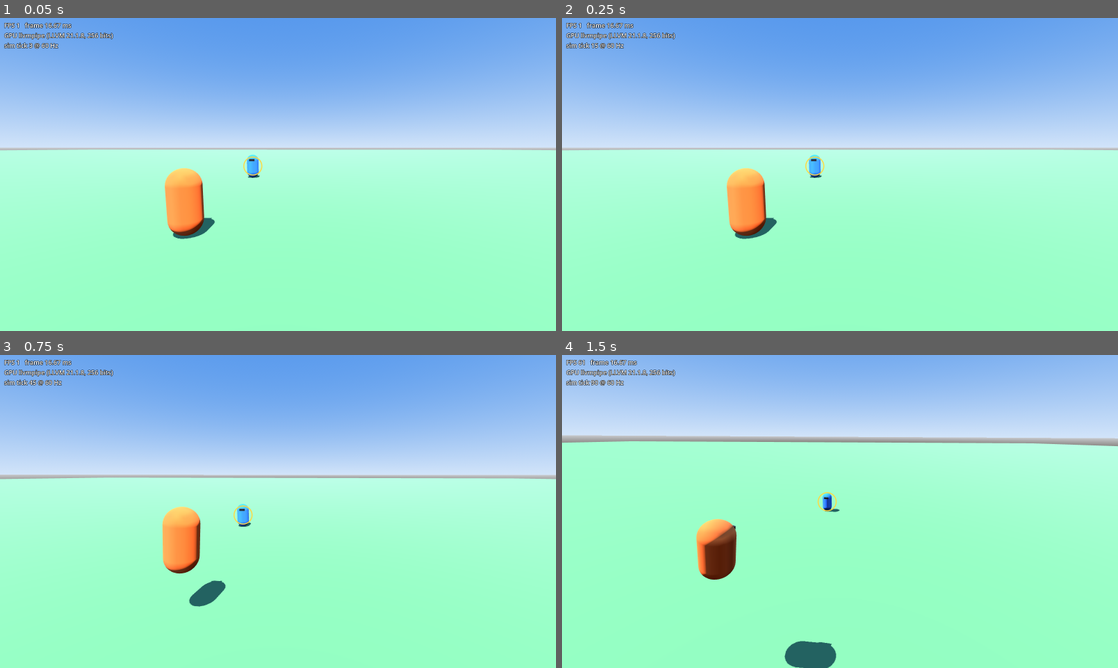
Above: before the commit, frames 1-4 (two rows, left to right).
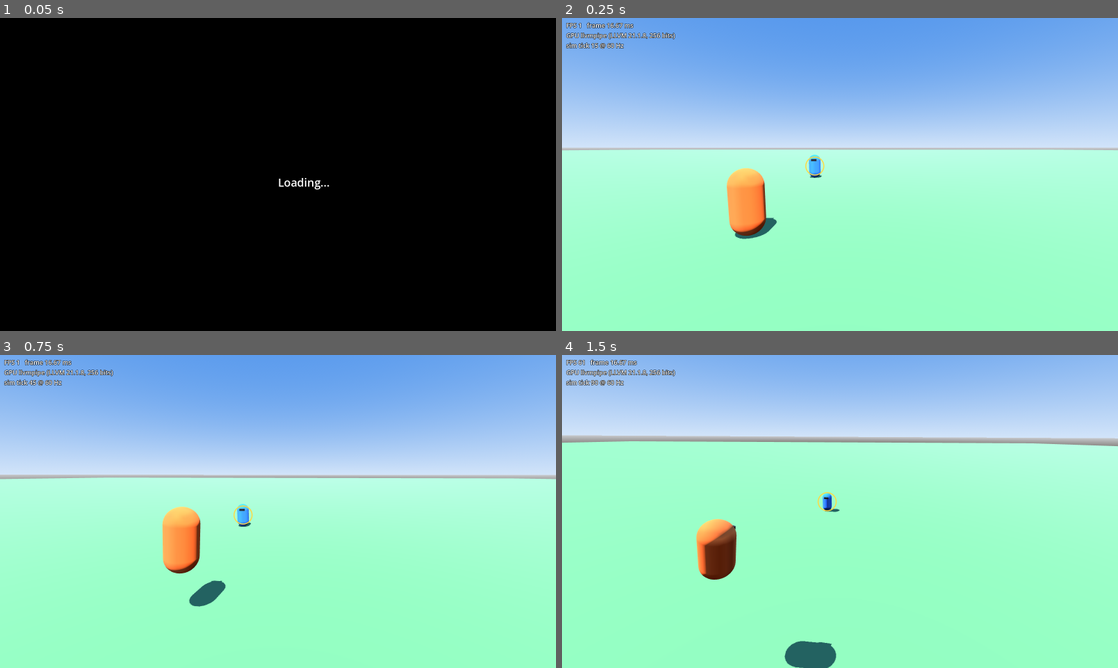
Above: after the commit, the same moments.

Repository: ArnabChatterjee20k/skybreak
Game: Godot game, scene res://game/levels/test_arena.tscn
The game is run twice, just before and just after one commit, with the same random seed, the same clock (stepped at 60 frames per second) and the same inputs.
Inputs (mouse positions are in pixels of both pictures, inside the frame that each line leads up to):
- Up to frame 1 (0.05 s): no input
- Up to frame 2 (0.25 s): no input
- Up to frame 3 (0.75 s): tap Enter at 0.5 s; move the mouse to (400, 495) at 0.52 s; hold D (move_right) from 0.53 s (still down); tap Space (ascend) at 0.6 s; click (400, 495) at 0.67 s
- Up to frame 4 (1.5 s): move the mouse to (812, 511) at 1.27 s; release D (move_right) at 1.28 s; hold W (move_forward) from 1.28 s (still down); tap E (fighter_block) at 1.35 s; click (812, 511) at 1.42 s

The runs differ from the first frame. In frame 1, 100% of the frame differs, in the area x 0-100%, y 0-100%; in frame 2, nothing differs; in frame 3, nothing differs; in frame 4, nothing differs.

Commit message:
WIP T-116: prewarm VFX at arena load
Co-Authored-By: Claude Opus 5.5 <noreply@anthropic.com>

Diff:
--- a/game/debug/playtest_capture.gd
+++ b/game/debug/playtest_capture.gd
@@ -32,6 +32,8 @@
 	var arena: Node = load("res://game/levels/test_arena.tscn").instantiate()
 	root.add_child(arena)
 	await process_frame
+	if not arena.vfx_prewarm.is_finished:
+		await arena.vfx_prewarm.finished
 	var settings := GraphicsSettings.new()
 	settings.vsync_enabled = false
 	settings.apply_to(root)
--- a/game/debug/render_benchmark.gd
+++ b/game/debug/render_benchmark.gd
@@ -50,6 +50,8 @@
 	arena.input_override = _route_input
 	root.add_child(arena)
 	await process_frame
+	if not arena.vfx_prewarm.is_finished:
+		await arena.vfx_prewarm.finished
 	# The arena's graphics menu applies saved settings on ready; override them.
 	var settings := GraphicsSettings.new()
 	settings.quality = quality
--- a/game/levels/test_arena.gd
+++ b/game/levels/test_arena.gd
@@ -10,6 +10,10 @@
 ## Optional scripted control for benchmarks and bot playtests:
 ## func(fighter_index: int, tick: int) -> FighterInput. Replaces keyboard and idle input.
 var input_override: Callable
+
+## Compiles VFX at load behind a loading cover; scripts can await
+## vfx_prewarm.finished (or check is_finished) before capturing frames.
+var vfx_prewarm := VfxPrewarm.new()
 
 @onready var camera: FighterCamera = $FighterCamera
 @onready var opponent_marker: OpponentMarker = $Hud/OpponentMarker
@@ -24,6 +28,9 @@
 	sim.lock_everyone_onto_nearest()
 	$DebugOverlay.sim = sim
 	opponent_marker.camera = camera
+	add_child(vfx_prewarm)
+	# After the first frame so the camera has its starting pose.
+	(func(): vfx_prewarm.start(camera)).call_deferred()
 
 
 func _physics_process(_delta: float) -> void:
--- /dev/null
+++ b/game/view/vfx_prewarm.gd
@@ -0,0 +1,103 @@
+class_name VfxPrewarm
+extends Node
+## Draws every VFX once at match load, hidden behind a loading cover, so their
+## shaders and particle pipelines compile then instead of on the first hit
+## (the first impact cost ~400 ms on the GTX 1650 without this).
+
+signal finished
+
+const WORLD_EFFECTS: Array[PackedScene] = [
+	preload("res://game/view/shaders/vfx/hit_spark_light.tscn"),
+	preload("res://game/view/shaders/vfx/hit_spark_heavy.tscn"),
+	preload("res://game/view/shaders/vfx/counter_hit.tscn"),
+	preload("res://game/view/shaders/vfx/perfect_block_flash.tscn"),
+	preload("res://game/view/shaders/vfx/guard_break_shatter.tscn"),
+	preload("res://game/view/shaders/vfx/shockwave.tscn"),
+]
+const AURA := preload("res://game/view/shaders/vfx/fighter_aura.tscn")
+const SCREEN_EFFECTS: Array[PackedScene] = [
+	preload("res://game/view/shaders/screen/impact_frame.tscn"),
+	preload("res://game/view/shaders/screen/speed_lines.tscn"),
+]
+## Frames to keep everything on screen; pipelines compile on the first draw,
+## the extra frames cover particles that start emitting a frame later.
+const DRAW_FRAMES := 4
+## How far in front of the camera the effects are placed (m).
+const DISTANCE := 6.0
+
+var is_finished := false
+
+var _spawned: Array[Node] = []
+var _frames_left := 0
+var _cover: CanvasLayer
+
+
+## Starts the prewarm in front of camera; emits finished a few frames later.
+## Headless runs (tests, CI) have nothing to compile and finish at once.
+func start(camera: Camera3D) -> void:
+	if DisplayServer.get_name() == "headless" or camera == null:
+		_finish.call_deferred()
+		return
+	_cover = _make_cover()
+	add_child(_cover)
+	var origin := camera.global_position - camera.global_basis.z * DISTANCE
+	for scene in WORLD_EFFECTS:
+		var effect := scene.instantiate() as Node3D
+		add_child(effect)
+		effect.global_position = origin
+		effect.play()
+		_spawned.append(effect)
+	var aura := AURA.instantiate() as Node3D
+	add_child(aura)
+	aura.global_position = origin
+	aura.power_level = 3.0
+	aura.snap()
+	_spawned.append(aura)
+	var screen := CanvasLayer.new()
+	screen.layer = _cover.layer - 1  # under the cover, still drawn
+	add_child(screen)
+	_spawned.append(screen)
+	for scene in SCREEN_EFFECTS:
+		var rect := scene.instantiate() as ColorRect
+		screen.add_child(rect)
+		if rect is ImpactFrame:
+			rect.flash(DRAW_FRAMES)
+		else:
+			(rect.material as ShaderMaterial).set_shader_parameter("amount", 1.0)
+	_frames_left = DRAW_FRAMES
+
+
+func _process(_delta: float) -> void:
+	if _frames_left <= 0:
+		return
+	_frames_left -= 1
+	if _frames_left == 0:
+		for node in _spawned:
+			if is_instance_valid(node):  # impact effects may already have freed themselves
+				node.queue_free()
+		_spawned.clear()
+		_finish()
+
+
+func _finish() -> void:
+	if _cover:
+		_cover.queue_free()
+		_cover = null
+	is_finished = true
+	finished.emit()
+
+
+static func _make_cover() -> CanvasLayer:
+	var layer := CanvasLayer.new()
+	layer.layer = 120
+	var black := ColorRect.new()
+	black.color = Color.BLACK
+	black.set_anchors_preset(Control.PRESET_FULL_RECT)
+	black.mouse_filter = Control.MOUSE_FILTER_IGNORE
+	layer.add_child(black)
+	var label := Label.new()
+	label.text = "Loading..."
+	label.set_anchors_preset(Control.PRESET_CENTER)
+	label.add_theme_font_size_override("font_size", 32)
+	layer.add_child(label)
+	return layer
--- /dev/null
+++ b/tests/view/test_vfx_prewarm.gd
@@ -0,0 +1,25 @@
+extends GutTest
+
+
+func test_headless_prewarm_finishes_without_drawing() -> void:
+	var prewarm: VfxPrewarm = add_child_autofree(VfxPrewarm.new())
+	watch_signals(prewarm)
+	prewarm.start(null)
+	await wait_process_frames(2)
+	assert_true(prewarm.is_finished)
+	assert_signal_emitted(prewarm, "finished")
+
+
+func test_prewarm_covers_every_world_effect_scene() -> void:
+	var dir := DirAccess.open("res://game/view/shaders/vfx")
+	var listed := VfxPrewarm.WORLD_EFFECTS.map(func(scene): return scene.resource_path)
+	listed.append(VfxPrewarm.AURA.resource_path)
+	for file in dir.get_files():
+		if file.ends_with(".tscn"):
+			assert_has(listed, "res://game/view/shaders/vfx/" + file, "%s is prewarmed" % file)
+
+
+func test_arena_starts_the_prewarm() -> void:
+	var arena: Node = add_child_autofree(load("res://game/levels/test_arena.tscn").instantiate())
+	await wait_process_frames(3)
+	assert_true(arena.vfx_prewarm.is_finished)
Not shown, added: game/view/vfx_prewarm.gd.uid
Not shown, added: tests/view/test_vfx_prewarm.gd.uid
